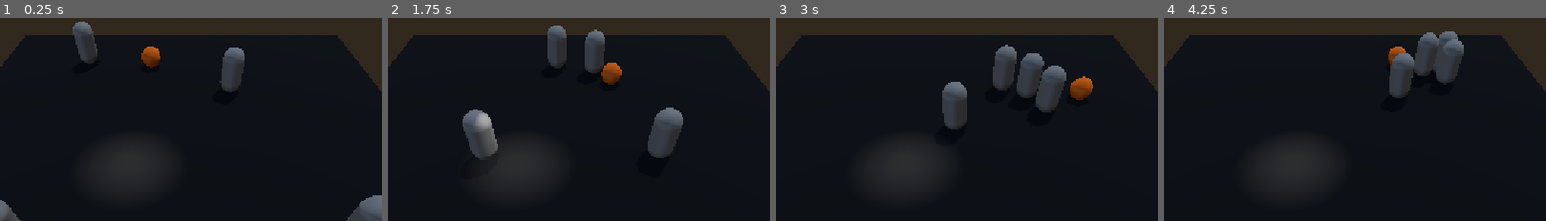
Above: before the commit, frames 1-4 (left to right).
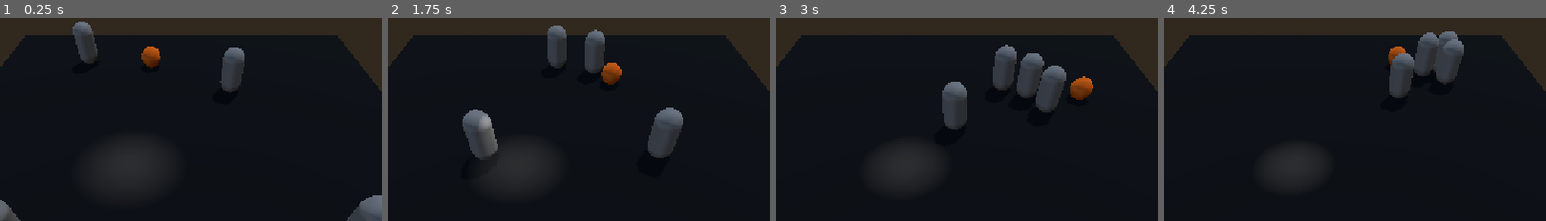
Above: after the commit, the same moments.

Repository: Dempsey845/moonlit-mayhem
Game: Godot game, scene res://Graveyard/graveyard.tscn
Two runs of this game, one before a commit and one after it. Both use one fixed random seed, a clock stepped at 60 frames per second and the inputs below.
Inputs:
- Up to frame 1 (0.25 s): no input
- Up to frame 2 (1.75 s): hold D (move_right) 0.53-1.28 s; hold S (move_back) from 1.28 s (still down)
- Up to frame 3 (3 s): release S (move_back) at 2.03 s; hold D (move_right) 2.03-2.78 s; hold W (move_forward) from 2.78 s (still down)
- Up to frame 4 (4.25 s): release W (move_forward) at 3.53 s; hold A (move_left) from 3.53 s (still down)
The pictures show only the part of the screen within x 26-76%, y 0-50%; the shares and areas given below are measured in that part.

The runs differ from the first frame. In frame 2, 0.1% of the frame differs, in the area x 23-27%, y 46-55%; in frame 3, less than 0.1%; in frame 4, less than 0.1%.

Commit message:
Created a cycle to the moonlight so that it shrinks and reappears at different point on the map.

Diff:
--- a/Graveyard/graveyard.tscn
+++ b/Graveyard/graveyard.tscn
@@ -59,13 +59,15 @@
 [node name="Camera3D" type="Camera3D" parent="." unique_id=2064649073]
 transform = Transform3D(1, 0, 0, 0, 0.59098685, 0.8066813, 0, -0.8066813, 0.59098685, 0, 7.55209, 10.0930605)
 
-[node name="Moonlight" type="SpotLight3D" parent="." unique_id=884361163]
+[node name="Moonlight" type="SpotLight3D" parent="." unique_id=884361163 node_paths=PackedStringArray("spawn_points")]
 transform = Transform3D(1, 0, 0, 0, -4.371139e-08, 1, 0, -1, -4.371139e-08, -2, 4, 2)
 light_energy = 4.644
 spot_range = 6.0
 spot_angle = 30.0
 script = ExtResource("2_rvh4u")
 ground_y = -0.1
+shrink_duration = 16.0
+spawn_points = [NodePath("../MoonlightSP"), NodePath("../MoonlightSP2"), NodePath("../MoonlightSP3")]
 
 [node name="Area3D" type="Area3D" parent="Moonlight" unique_id=866341441]
 
@@ -89,3 +91,12 @@
 [node name="Ghost4" parent="Ghosts" unique_id=1604923520 node_paths=PackedStringArray("player") instance=ExtResource("3_oqqt7")]
 transform = Transform3D(1, 0, 0, 0, 1, 0, 0, 0, 1, -5.3772993, -9.536743e-07, 6.23109)
 player = NodePath("../../Player")
+
+[node name="MoonlightSP" type="Marker3D" parent="." unique_id=193816565]
+transform = Transform3D(1, 0, 0, 0, 1, 0, 0, 0, 1, -0.025465965, 0, -0.02279234)
+
+[node name="MoonlightSP2" type="Marker3D" parent="." unique_id=1683753944]
+transform = Transform3D(1, 0, 0, 0, 1, 0, 0, 0, 1, -7.403518, 0, 6.9974766)
+
+[node name="MoonlightSP3" type="Marker3D" parent="." unique_id=1429522450]
+transform = Transform3D(1, 0, 0, 0, 1, 0, 0, 0, 1, -4.9903717, 0, -3.7799966)
--- a/Moonlight/moonlight.gd
+++ b/Moonlight/moonlight.gd
@@ -7,18 +7,70 @@
 @export var ground_y: float = 0.0
 @export var detection_height: float = 3.0
 
+@export_group("Light Cycle")
+@export var shrink_duration: float = 8.0
+@export var respawn_delay: float = 2.0
+
+@export var spawn_points: Array[Node3D] = []
+
+@export var random_spawn_radius: float = 8.0
+
 @onready var detection_area: Area3D = $Area3D
 @onready var detection_shape: CollisionShape3D = $Area3D/CollisionShape3D
 
 var current_target: Node3D
 var current_target_in_light: bool = false
 
+var starting_angle: float
+var starting_position: Vector3
+var cylinder: CylinderShape3D
+var last_spawn_point: Node3D
+
 
 func _ready() -> void:
+	starting_angle = spot_angle
+	starting_position = global_position
+
+	cylinder = CylinderShape3D.new()
+	detection_shape.shape = cylinder
+
 	detection_area.body_entered.connect(_on_body_entered)
 	detection_area.body_exited.connect(_on_body_exited)
 	visibility_changed.connect(_on_visibility_changed)
 
+	refresh_detection()
+
+	call_deferred("_run_light_cycle")
+
+
+func _run_light_cycle() -> void:
+	while is_inside_tree():
+		_set_light_angle(starting_angle)
+		show()
+
+		var tween := create_tween()
+		tween.tween_method(
+			_set_light_angle,
+			starting_angle,
+			0.0,
+			maxf(shrink_duration, 0.01)
+		)
+
+		await tween.finished
+
+		hide()
+		_set_target_in_light(false)
+
+		_move_to_next_position()
+		_set_light_angle(starting_angle)
+
+		await get_tree().create_timer(
+			maxf(respawn_delay, 0.01)
+		).timeout
+
+
+func _set_light_angle(angle: float) -> void:
+	spot_angle = maxf(angle, 0.01)
 	refresh_detection()
 
 
@@ -30,10 +82,11 @@
 		0.0
 	))
 
-	var shape := CylinderShape3D.new()
-	shape.radius = maxf(minf(cone_radius, range_radius), 0.001)
-	shape.height = detection_height
-	detection_shape.shape = shape
+	cylinder.radius = maxf(
+		minf(cone_radius, range_radius),
+		0.001
+	)
+	cylinder.height = detection_height
 
 	detection_area.global_transform = Transform3D(
 		Basis.IDENTITY,
@@ -48,6 +101,29 @@
 		"disabled",
 		height <= 0.0 or height >= spot_range
 	)
+
+
+func _move_to_next_position() -> void:
+	var available_points: Array[Node3D] = []
+
+	for point in spawn_points:
+		if is_instance_valid(point) and point != last_spawn_point:
+			available_points.append(point)
+
+	var next_position := global_position
+
+	if not available_points.is_empty():
+		last_spawn_point = available_points.pick_random()
+		next_position.x = last_spawn_point.global_position.x
+		next_position.z = last_spawn_point.global_position.z
+	else:
+		var angle := randf() * TAU
+		var distance := sqrt(randf()) * random_spawn_radius
+
+		next_position.x = starting_position.x + cos(angle) * distance
+		next_position.z = starting_position.z + sin(angle) * distance
+
+	global_position = next_position
 
 
 func _on_body_entered(body: Node3D) -> void:
--- a/Systems/game_manager.gd
+++ b/Systems/game_manager.gd
@@ -2,7 +2,7 @@
 
 @export var moonlight: Moonlight
 @export var player: Player
-@export var moon_light_follow_speed: float = 5.0
+@export var moon_light_follow_speed: float = 9.0
 @export var ghost_container: Node3D
 
 var ghosts: Array[Ghost] = []
